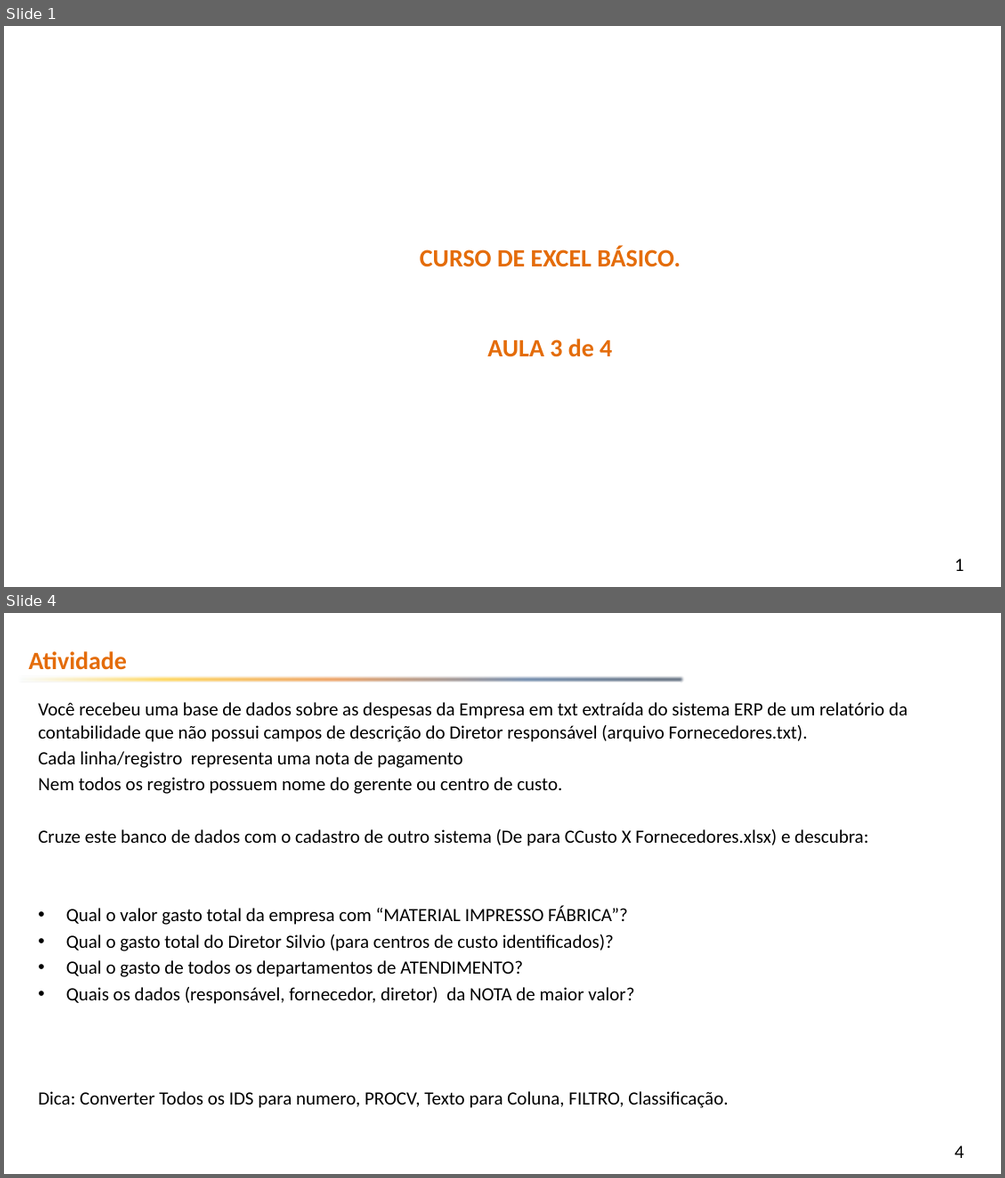
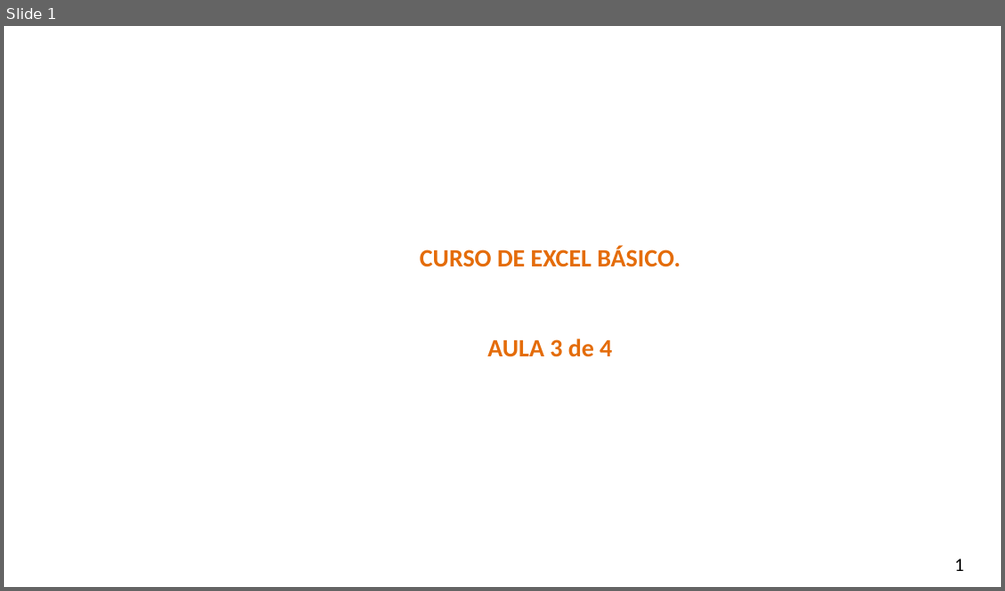
Before and after one commit to smart-planning/Excel_Basico, a slide deck: Aula3/Atividades.pptx. Shown one above the other, each under a label of ours: slides 1 and 4 before the commit, slide 1 after it; the slides between them are not shown. The pictures are 1005x1178 and 1005x591 pixels, drawn with LibreOffice and Linux fonts; fonts in the diff are those of the drawing; background and template pictures are left out. Boxes give left, top, right and bottom in pixels: in the first picture for what was removed or moved away, otherwise in the second. Text is boxed around its words. In the diff, an @@ line names an element or a change of style, - is before the commit and + after.

```diff
--- a/Aula3/Atividades.pptx
+++ b/Aula3/Atividades.pptx
@@ slide 4 removed at (4, 613, 1001, 1174), background picture (left out); not listed: 1 template element that a slide beside it also shows @@
@@ text removed at (29, 651, 128, 670) @@
-Atividade
@@ right arrow removed at (18, 674, 685, 685) @@
@@ text removed at (38, 702, 907, 1108) @@
-Você recebeu uma base de dados sobre as despesas da Empresa em txt extraída do sistema ERP de um relatório da contabilidade que não possui campos de descrição do Diretor responsável (arquivo Fornecedores.txt).
-Cada linha/registro representa uma nota de pagamento
-Nem todos os registro possuem nome do gerente ou centro de custo.
-Cruze este banco de dados com o cadastro de outro sistema (De para CCusto X Fornecedores.xlsx) e descubra:
-• Qual o valor gasto total da empresa com “MATERIAL IMPRESSO FÁBRICA”?
-• Qual o gasto total do Diretor Silvio (para centros de custo identificados)?
-• Qual o gasto de todos os departamentos de ATENDIMENTO?
-• Quais os dados (responsável, fornecedor, diretor) da NOTA de maior valor?
-Dica: Converter Todos os IDS para numero, PROCV, Texto para Coluna, FILTRO, Classificação.
```
Also in this commit, not shown: 8 slides added, 3 other slides removed, 4 other files.
